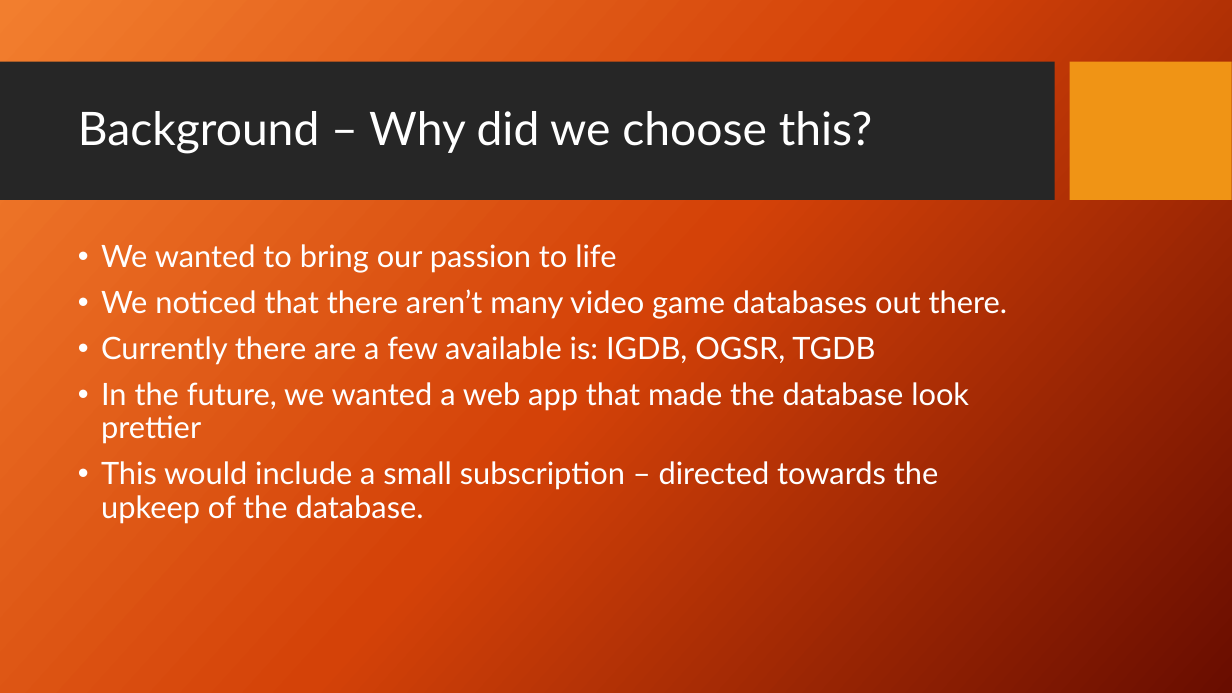
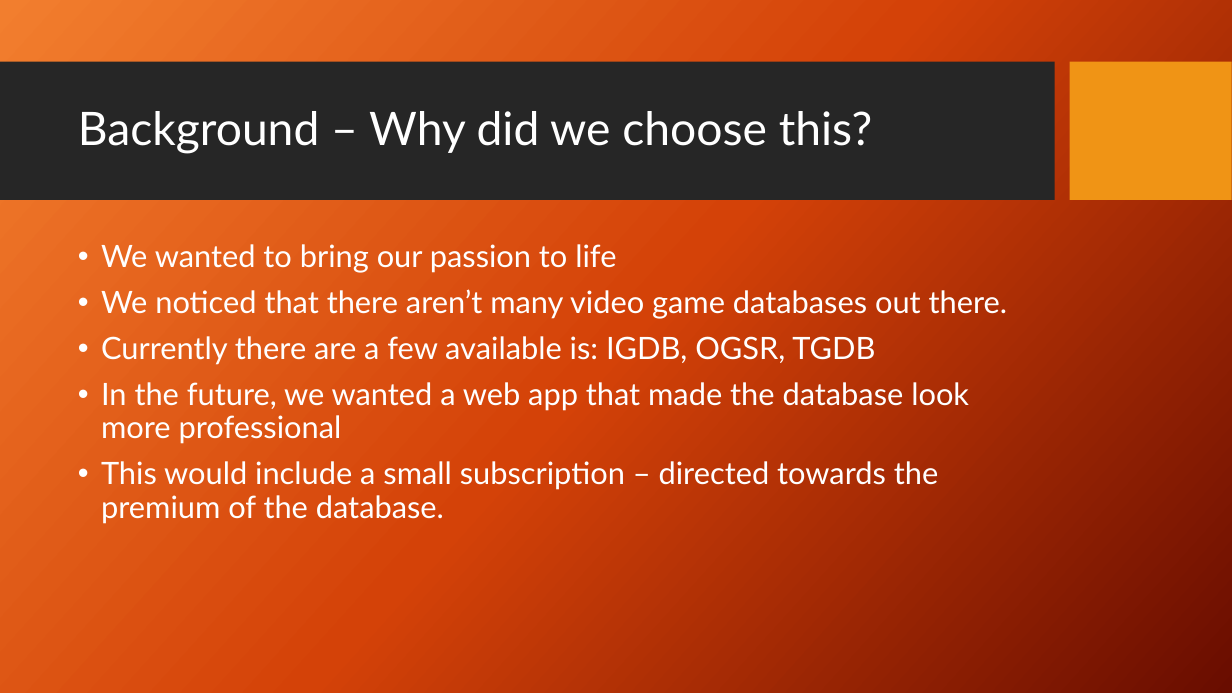
Before and after one commit to georgesuarez/CSE-572, a slide deck: slide 2 of Project/Final_DATABASE/Game_Database_Project.pptx. Drawn at 1232x693 pixels with LibreOffice and Linux fonts; fonts in the diff are those of the drawing; background and template pictures are left out. Boxes give left, top, right and bottom in pixels: in the first picture for what was removed or moved away, otherwise in the second. Text is boxed around its words. In the diff, an @@ line names an element or a change of style, - is before the commit and + after.

```diff
--- a/Project/Final_DATABASE/Game_Database_Project.pptx
+++ b/Project/Final_DATABASE/Game_Database_Project.pptx
@@ text at [101,382,969,524]: text changed @@
-• In the future, we wanted a web app that made the database look prettier
-• This would include a small subscription – directed towards the upkeep of the database.
+• In the future, we wanted a web app that made the database look more professional
+• This would include a small subscription – directed towards the premium of the database.
```
Also in this commit, not shown: 3 other slides changed.
